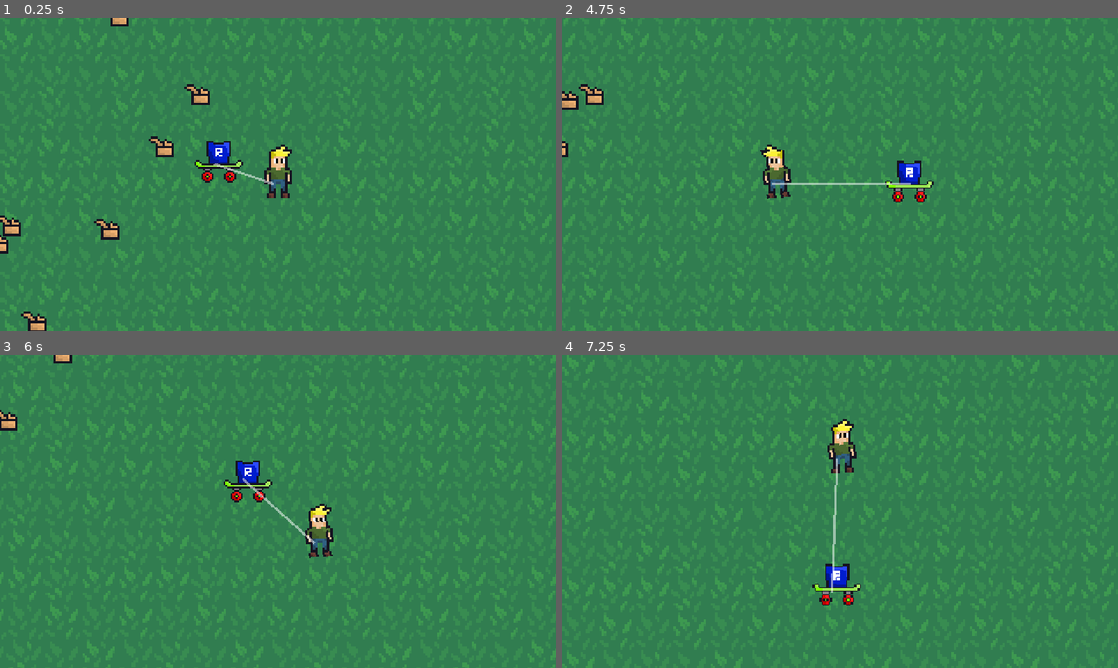
Above: before the commit, frames 1-4 (two rows, left to right).
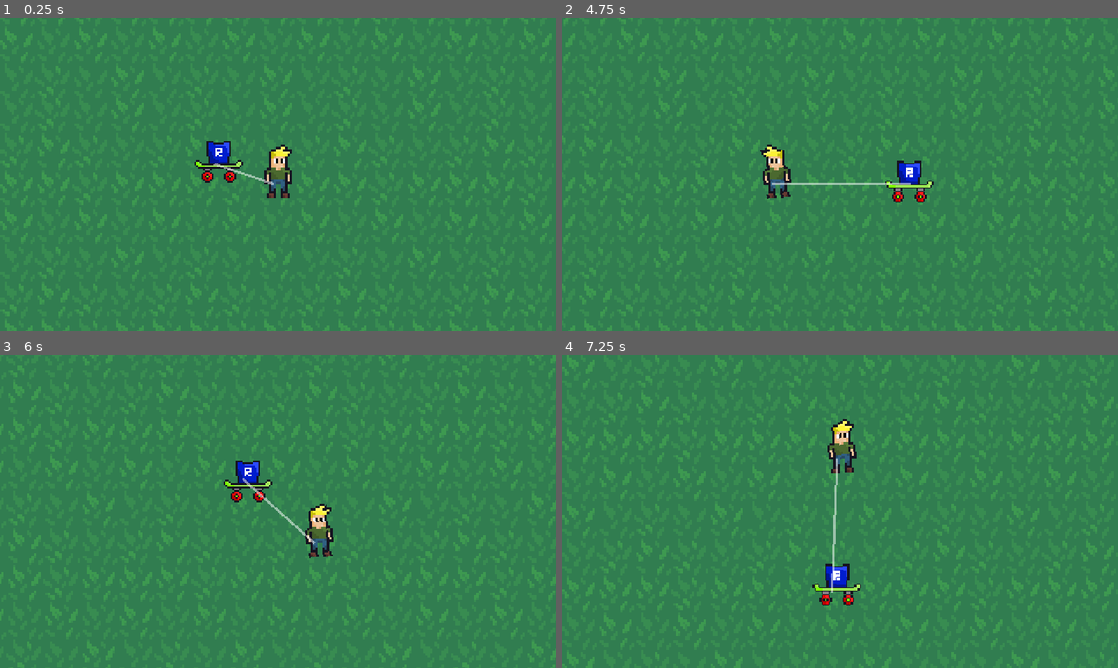
Above: after the commit, the same moments.

Repository: Zacharger0/Clean-Up-The-Town
Game: Godot game, scene res://world/world.tscn
The game is run twice, just before and just after one commit, with the same random seed, the same clock (stepped at 60 frames per second) and the same inputs.
Inputs:
- Up to frame 1 (0.25 s): no input
- Up to frame 2 (4.75 s): hold D (right) 0.53-1.28 s; hold S (down) 1.28-2.03 s; hold D (right) 2.03-2.78 s; hold W (up) 2.78-3.53 s; hold A (left) from 3.53 s (still down)
- Up to frame 3 (6 s): release A (left) at 5.03 s; hold S (down) 5.03-5.78 s; hold D (right) from 5.78 s (still down)
- Up to frame 4 (7.25 s): release D (right) at 6.53 s; hold W (up) from 6.53 s (still down)

The runs differ from the first frame. In frame 1, 1.2% of the frame differs, in the area x 0-38%, y 0-100%; in frame 2, 0.4%; in frame 3, 0.3%; in frame 4, nothing differs.

Commit message:
added item wobble script

Diff:
--- a/trash/cardboard_box.gd
+++ b/trash/cardboard_box.gd
@@ -2,12 +2,28 @@
 
 signal trash_collected
 
+var time = 1
+var freq = 10
+var amplitude = 1
+
+var start_y: float
+var phase_offset
+
 var player: CharacterBody2D
 
 func _ready() -> void:
-	connect("body_entered", Callable(self, "_on_body_entered"))  # ADDED
+	connect("body_entered", Callable(self, "_on_body_entered"))
+#	start_y = position.y
+#	phase_offset = randf() * TAU
 
 func _on_body_entered(body: Node) -> void:
 	if body is CharacterBody2D:
 		trash_collected.emit()
 		queue_free()
+
+#func _physics_process(delta: float) -> void:
+#	wobble(delta)
+
+#func wobble(delta):
+#	position.y = start_y + sin(time * freq + phase_offset) * amplitude
+#	time += delta
--- a/trash/cardboard_box.tscn
+++ b/trash/cardboard_box.tscn
@@ -1,7 +1,9 @@
-[gd_scene load_steps=4 format=3 uid="uid://beeborvl1twui"]
+[gd_scene load_steps=6 format=3 uid="uid://beeborvl1twui"]
 
 [ext_resource type="Script" uid="uid://ovft8f0jcapa" path="res://trash/cardboard_box.gd" id="1_1sv8q"]
 [ext_resource type="Texture2D" uid="uid://bfssnwu1tfqjo" path="res://sprites/cardboard.png" id="1_unia5"]
+[ext_resource type="Script" uid="uid://clwapb7m04lyy" path="res://trash/trash_wobble.gd" id="3_je1ax"]
+[ext_resource type="Script" uid="uid://b3u2ywjnt1wp4" path="res://trash/magnet.gd" id="4_1m62e"]
 
 [sub_resource type="RectangleShape2D" id="RectangleShape2D_unia5"]
 size = Vector2(6, 5)
@@ -11,11 +13,19 @@
 collision_layer = 4
 script = ExtResource("1_1sv8q")
 
-[node name="Sprite2D" type="Sprite2D" parent="."]
+[node name="Scripting" type="Node2D" parent="."]
+
+[node name="Wobble" type="Node2D" parent="Scripting"]
+script = ExtResource("3_je1ax")
+
+[node name="Sprite2D" type="Sprite2D" parent="Scripting/Wobble"]
 y_sort_enabled = true
 texture = ExtResource("1_unia5")
 offset = Vector2(0, -10)
 
+[node name="Magnet" type="Node2D" parent="Scripting"]
+script = ExtResource("4_1m62e")
+
 [node name="CollisionShape2D" type="CollisionShape2D" parent="."]
 position = Vector2(2.38419e-07, 2.5)
 shape = SubResource("RectangleShape2D_unia5")
--- /dev/null
+++ b/trash/magnet.gd
@@ -0,0 +1,9 @@
+extends Node2D
+
+var player: CharacterBody2D = null
+var speed := 100.0
+
+func _process(delta: float) -> void:
+	if player:
+		var direction = (player.global_position - global_position).normalized()
+		global_position += direction * speed * delta
--- a/trash/trash_manager.gd
+++ b/trash/trash_manager.gd
@@ -1,25 +1,41 @@
 extends Node2D
 
 @export var cardboard_box: PackedScene
+@onready var player: CharacterBody2D = get_parent().get_node("Player")
 
 const MAX_TRASH_AMOUNT = 25
+
 var current_trash_amount = 0
+var spawn_timer: Timer
+var random_amount_area = 100
 
-func _physics_process(delta: float) -> void:
-	var random_x = randf_range(-100, 100)
-	var random_y = randf_range(-100, 100)
-	spawn_trash(random_x, random_y)
+func _ready() -> void:
+	# Create and start a timer for spawning
+	spawn_timer = Timer.new()
+	spawn_timer.wait_time = 0
+	spawn_timer.autostart = true
+	spawn_timer.one_shot = false
+	add_child(spawn_timer)
 
-func spawn_trash(random_x, random_y):
-	if cardboard_box != null and current_trash_amount < MAX_TRASH_AMOUNT:
+	spawn_timer.timeout.connect(_on_spawn_timer_timeout)
+
+func _on_spawn_timer_timeout() -> void:
+	# Only spawn if we haven’t reached the limit
+	if current_trash_amount < MAX_TRASH_AMOUNT:
+		var random_x = randf_range(-random_amount_area, random_amount_area)
+		var random_y = randf_range(-random_amount_area, random_amount_area)
+		spawn_trash(random_x, random_y)
+
+func spawn_trash(random_x: float, random_y: float) -> void:
+	if cardboard_box != null:
 		var trash = cardboard_box.instantiate()
 		add_child(trash)
+		trash.player = player
 		trash.position = Vector2(random_x, random_y)
 		trash.trash_collected.connect(_on_trash_collected)
 		current_trash_amount += 1
-	elif cardboard_box == null:
+	else:
 		print("No cardboard box assigned")
-		return
 
 func _on_trash_collected() -> void:
 	current_trash_amount -= 1
--- /dev/null
+++ b/trash/trash_wobble.gd
@@ -0,0 +1,13 @@
+extends Node2D
+
+var time = 0
+var freq = 3.0
+var amplitude = 1.5
+
+func _process(delta: float) -> void:
+	wobble(delta)
+
+func wobble(delta):
+	#position.y = pingpong(time * freq, amplitude)
+	position.y = sin(time * freq) * amplitude
+	time += delta
Not shown, added: trash/magnet.gd.uid
Not shown, added: trash/trash_wobble.gd.uid
